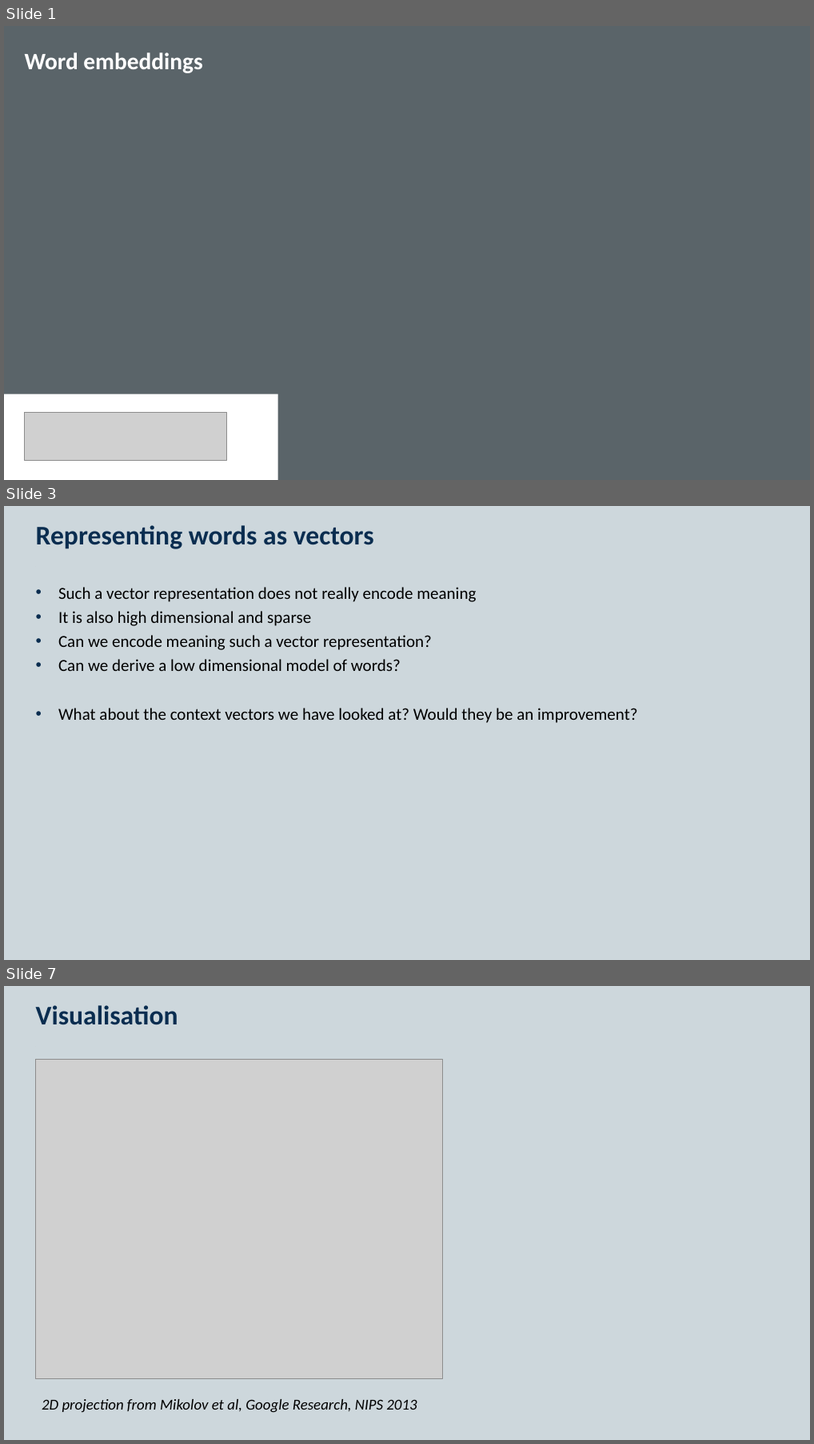
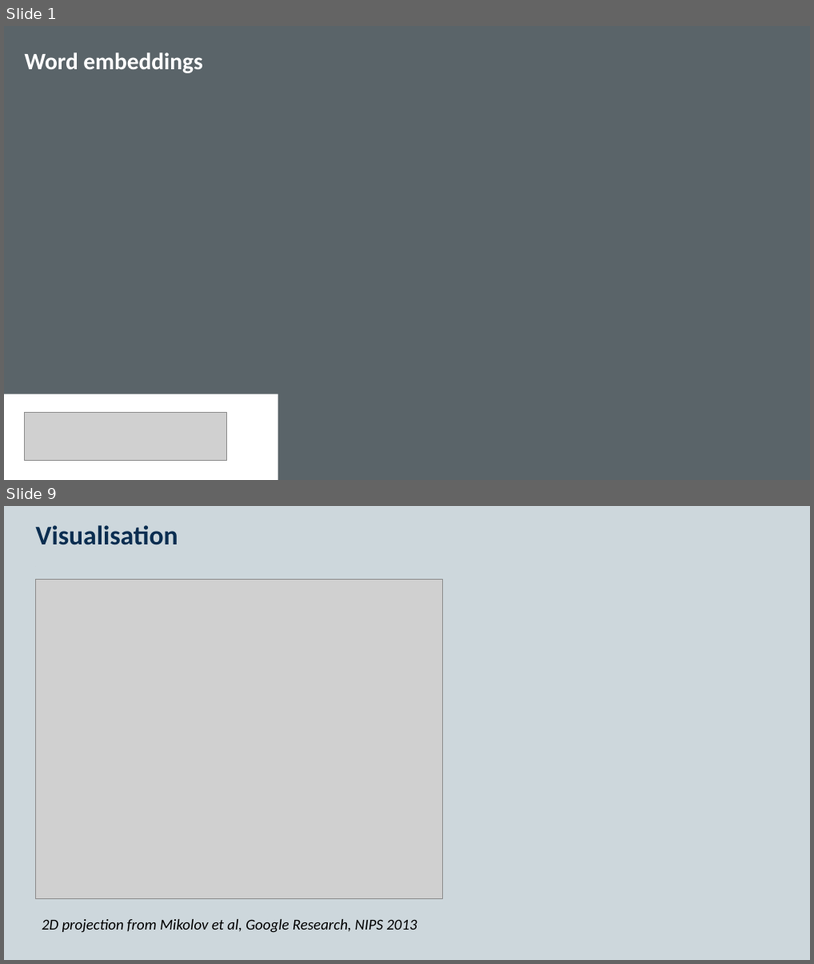
Before and after one commit to KCL-Health-NLP/nlp-half-day-workshop, a slide deck: presentations/word-embeddings.pptx. Shown one above the other, each under a label of ours: slides 1, 3 and 7 before the commit, slides 1 and 9 after it; the slides between them are not shown. The pictures are 814x1444 and 814x964 pixels, drawn with LibreOffice and Linux fonts; fonts in the diff are those of the drawing; grey boxes stand for pictures; background and template pictures are left out. Boxes give left, top, right and bottom in pixels: in the first picture for what was removed or moved away, otherwise in the second. Text is boxed around its words. In the diff, an @@ line names an element or a change of style, - is before the commit and + after.

```diff
--- a/presentations/word-embeddings.pptx
+++ b/presentations/word-embeddings.pptx
@@ slide 3 removed at (x1=4, y1=506, x2=810, y2=960), background #CDD7DC; not listed: 2 template elements that a slide beside it also shows @@
@@ title removed at (x1=36, y1=525, x2=374, y2=549) @@
-Representing words as vectors
@@ text removed at (x1=58, y1=587, x2=638, y2=723) @@
-• Such a vector representation does not really encode meaning
-• It is also high dimensional and sparse
-• Can we encode meaning such a vector representation?
-• Can we derive a low dimensional model of words?
-• What about the context vectors we have looked at? Would they be an improvement?
@@ what was slide 7 is now slide 9 @@
```
Also in this commit, not shown: 4 slides changed, 3 slides added, 7 other files.
